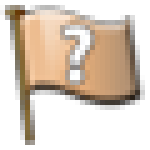
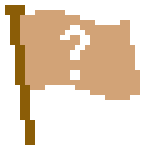
Two versions of the same layered image (150 × 150). Layer-by-layer changes:
hid "Pasted Layer" over [0, 5, 145, 145]
added layer "Pasted Layer #1" over [5, 5, 140, 145]
